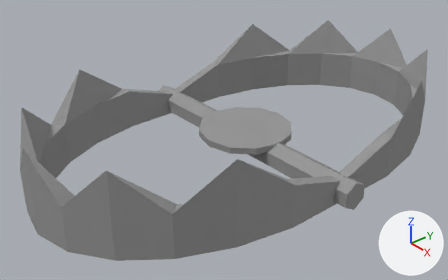
Renders of the Blender file Assets/Resources/Models/WorkStations/WolfTrap.blend from each side of a commit.
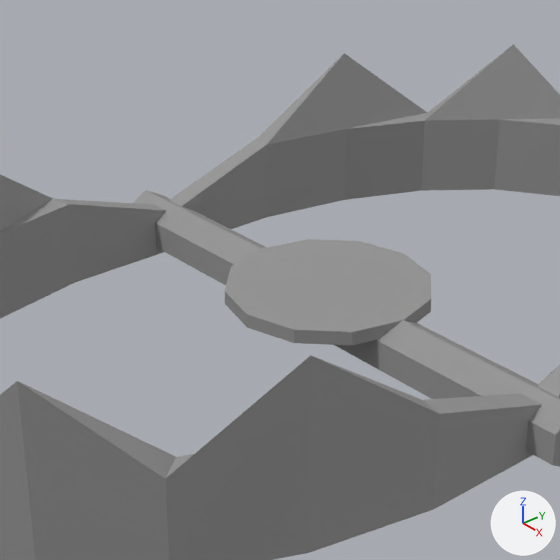
There are two pictures of each version: one whole from a 50 mm lens placed at (3.192, -2.935, 2.186), pointed at (-0.039, -0.194, -0.039), one close up on the part from 22% to 78% of the width and 0% to 90% of the height. The axes (+X, +Y, +Z) are drawn at lower right. The lights are the same throughout.

Before the edit, the objects in view are built like this:
```python
me_cylinder_001 = bpy.data.meshes.new('Cylinder.001')
me_cylinder_001.from_pydata(...)  # 120 vertices, 120 faces; spans x -0.99..0.99, y -1.76..1.76, z -0.16..0.46
me_cylinder_001.materials.append(mat_material_001)  # grey #999999
me_cylinder_002 = bpy.data.meshes.new('Cylinder.002')
me_cylinder_002.from_pydata(...)  # a 6-sided cylinder along z spanning x -0.03..0.18, y -0.09..0.09, z -1.09..1.09
me_cylinder_002.materials.append(mat_material_001)  # grey #999999
me_cylinder_004 = bpy.data.meshes.new('Cylinder.004')
me_cylinder_004.from_pydata(...)  # a 12-sided cylinder along z spanning x -0.366..0.366, y -0.366..0.366, z -0.016..0.034
me_cylinder_004.materials.append(mat_material_001)  # grey #999999
ob_cylinder = bpy.data.objects.new('Cylinder', me_cylinder_001)
ob_cylinder.location = (0.0, 0.0, 0.0)
ob_cylinder_001 = bpy.data.objects.new('Cylinder.001', me_cylinder_002)
ob_cylinder_001.location = (0.0, -0.006, -0.002)
ob_cylinder_001.rotation_euler = (0.0, 1.571, 0.0)  # degrees (0, 90, 0)
ob_cylinder_002 = bpy.data.objects.new('Cylinder.002', me_cylinder_004)
ob_cylinder_002.location = (0.0, -0.006, -0.002)
```
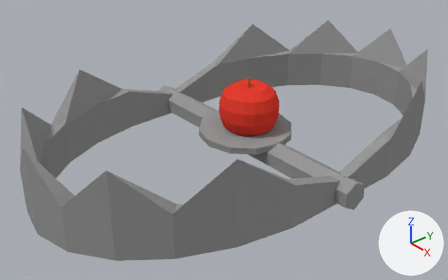
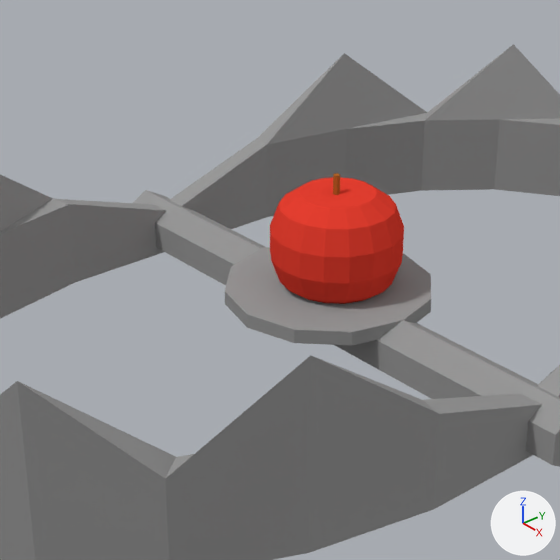
Pixel boxes [x1, y1, x2, y2] of what changed, in the close-ups (560 x 560 px):
'Sphere', added (red): after [270, 177, 404, 304]
'Cylinder.003', added: after [333, 173, 340, 195]

What changed in the scene script:
```text
Add mat_appel:
    mat_appel = diffuse_material('Appel')
    mat_appel.base_color = (0.8, 0.0503, 0.0303)  # red #e73f31
Add mat_tige:
    mat_tige = diffuse_material('tige')
    mat_tige.base_color = (0.439, 0.131, 0.0241)  # brown #b1652b
Add me_sphere:
    me_sphere.from_pydata(...)  # 138 vertices, 153 faces; spans x -0.231..0.227, y -0.23..0.23, z -0.029..0.337
    me_sphere.materials.append(mat_appel)  # red #e73f31
Add me_cylinder:
    me_cylinder.from_pydata(...)  # a 9-sided cylinder along z spanning x -0.98..0.98, y -0.94..1.0, z -1.0..1.0
    me_cylinder.materials.append(mat_tige)  # brown #b1652b
Add ob_sphere:
    ob_sphere = bpy.data.objects.new('Sphere', me_sphere)
    ob_sphere.location = (0.009, 0.018, 0.032)
Add ob_cylinder_003:
    ob_cylinder_003 = bpy.data.objects.new('Cylinder.003', me_cylinder)
    ob_cylinder_003.location = (0.003, 0.018, 0.384)
    ob_cylinder_003.scale = (0.0118, 0.0118, 0.0447)
```
